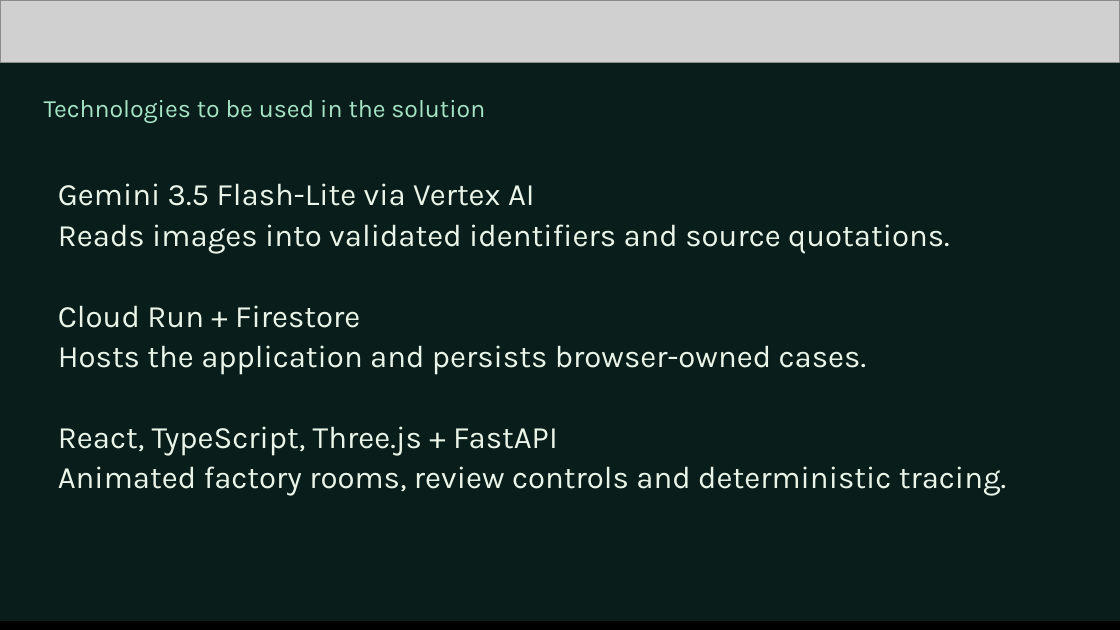
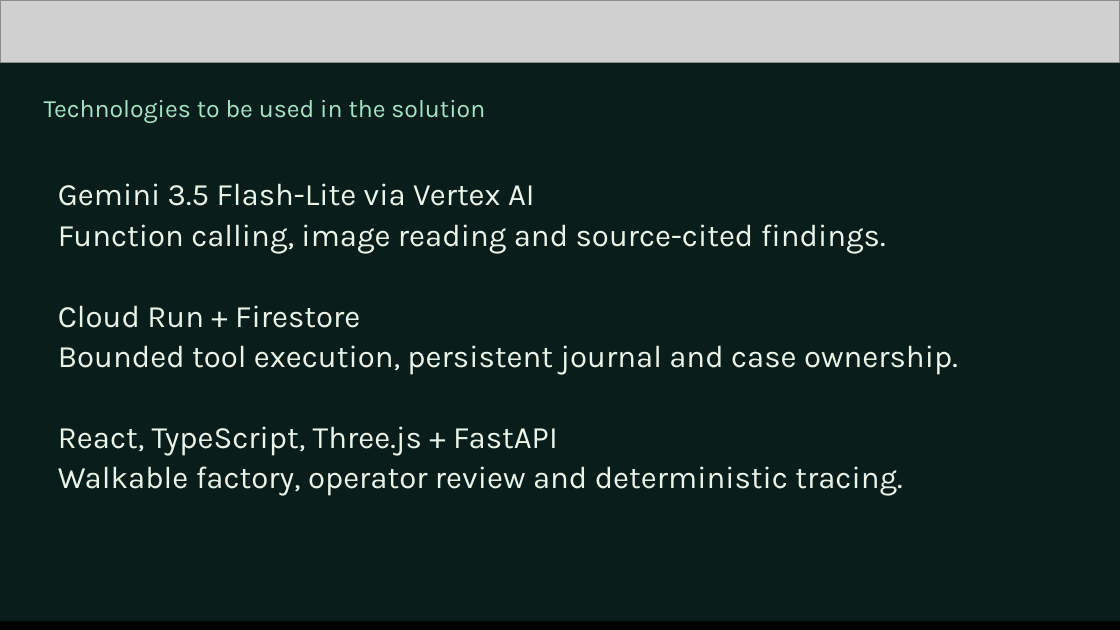
Before and after one commit to mk-tdev/BatchLens, a slide deck: slide 8 of docs/submission/BatchLens-Pitch-Review.pptx. Drawn at 1120x630 pixels with LibreOffice and Linux fonts; fonts in the diff are those of the drawing; grey boxes stand for pictures. Boxes give left, top, right and bottom in pixels: in the first picture for what was removed or moved away, otherwise in the second. Text is boxed around its words. In the diff, an @@ line names an element or a change of style, - is before the commit and + after.

```diff
--- a/docs/submission/BatchLens-Pitch-Review.pptx
+++ b/docs/submission/BatchLens-Pitch-Review.pptx
@@ text at <box>58,224,886,254</box>: text changed @@
-Reads images into validated identifiers and source quotations.
+Function calling, image reading and source-cited findings.
@@ text at <box>58,345,958,375</box>: text changed @@
-Hosts the application and persists browser-owned cases.
+Bounded tool execution, persistent journal and case ownership.
@@ text at <box>58,466,902,496</box>: text changed @@
-Animated factory rooms, review controls and deterministic tracing.
+Walkable factory, operator review and deterministic tracing.
```
Also in this commit, not shown: 8 other slides changed, 1 slide added, 1 slide removed, 3 other files.
